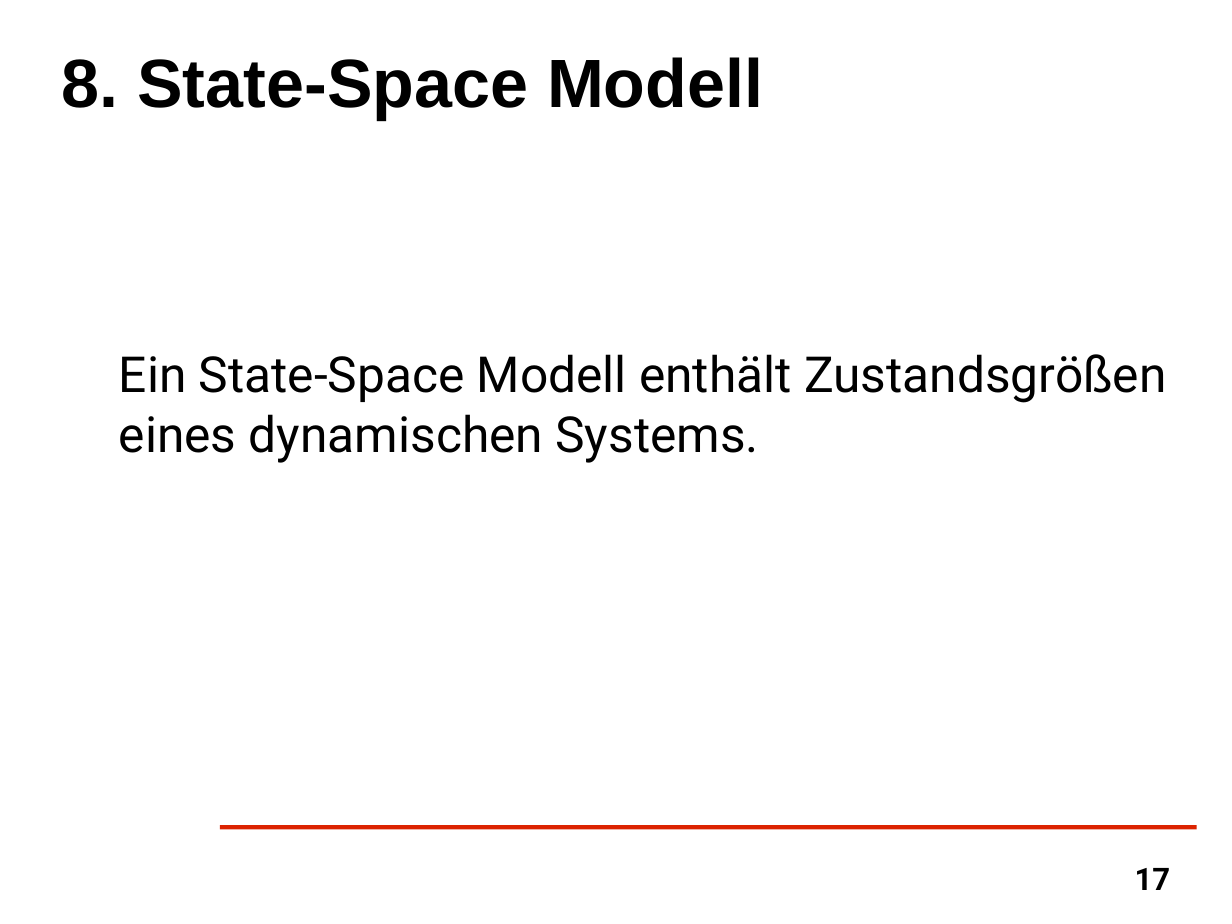
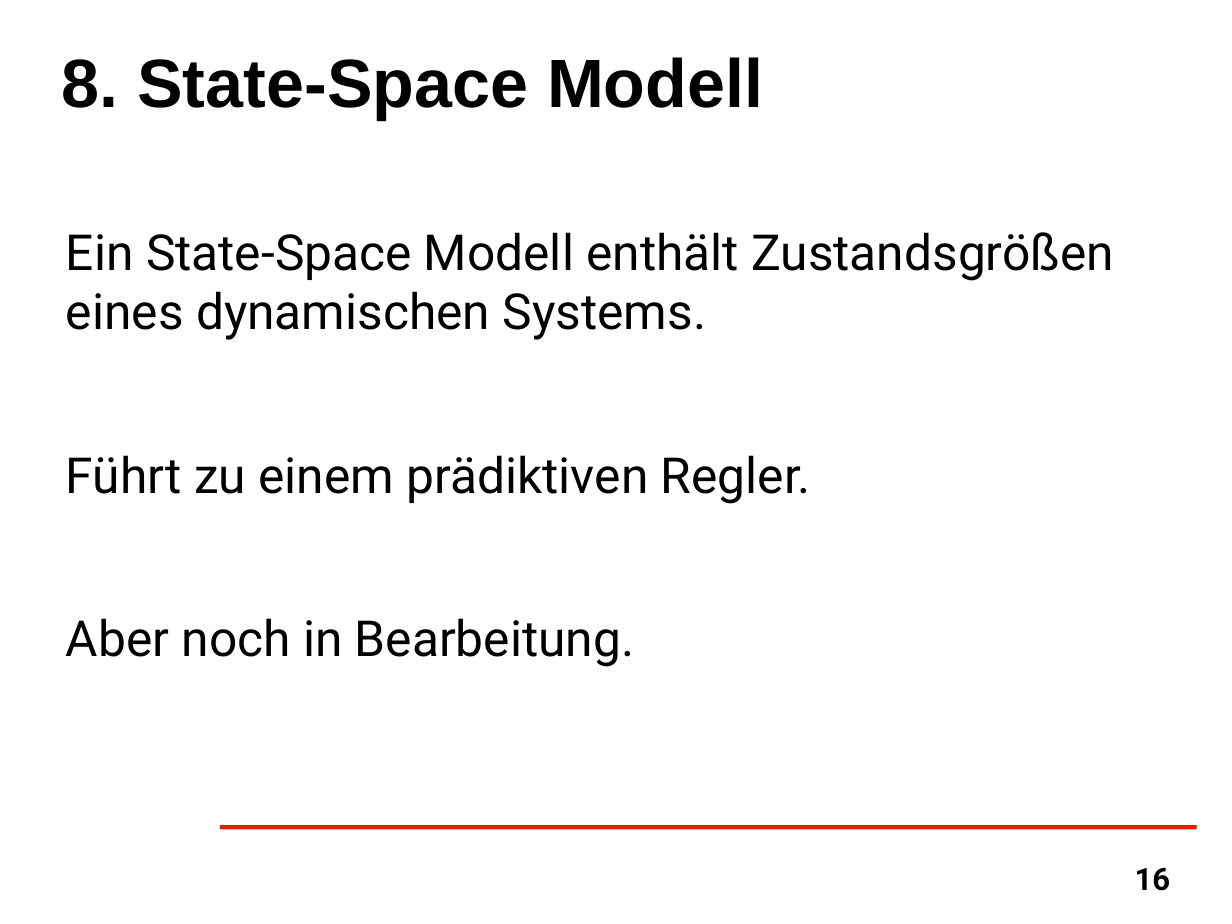
Before and after one commit to kizzm/syt_ss13, a slide deck: slide 16 of Vortrag.odp (slide 17 before the commit). Drawn at 1232x924 pixels with LibreOffice and Linux fonts; fonts in the diff are those of the drawing; background and template pictures are left out. Boxes give left, top, right and bottom in pixels: in the first picture for what was removed or moved away, otherwise in the second. Text is boxed around its words. In the diff, an @@ line names an element or a change of style, - is before the commit and + after.

```diff
--- a/Vortrag.odp
+++ b/Vortrag.odp
@@ text at (66, 232, 1113, 340): indent changed @@
@@ text at (66, 455, 811, 667): paragraphs added @@
+Führt zu einem prädiktiven Regler.
+Aber noch in Bearbeitung.
@@ page number at (1135, 867, 1171, 891): text changed @@
-17
+16
```
Also in this commit, not shown: 6 other slides changed, 2 slides added, 3 slides removed, 10 other files.
